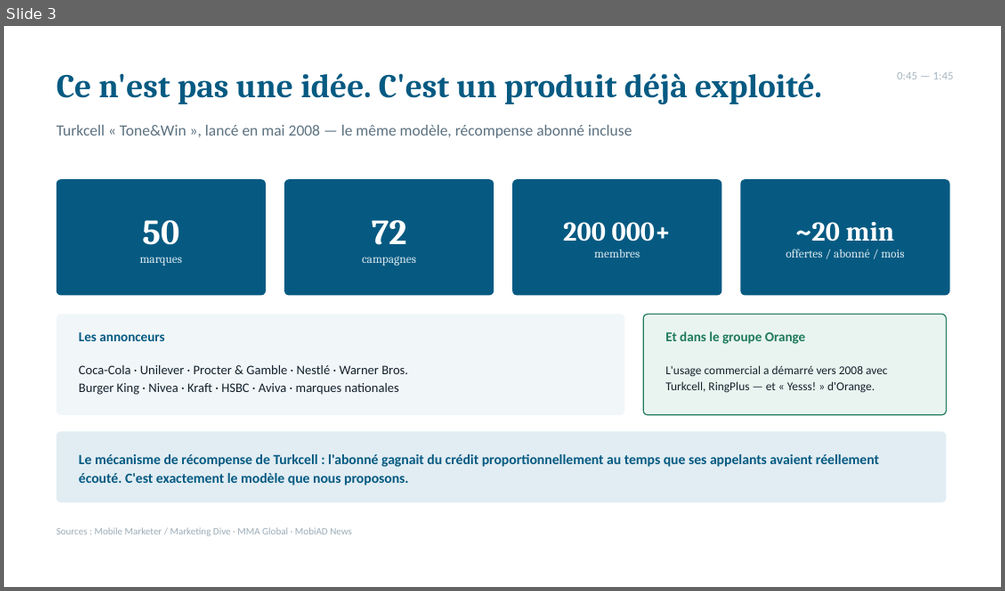
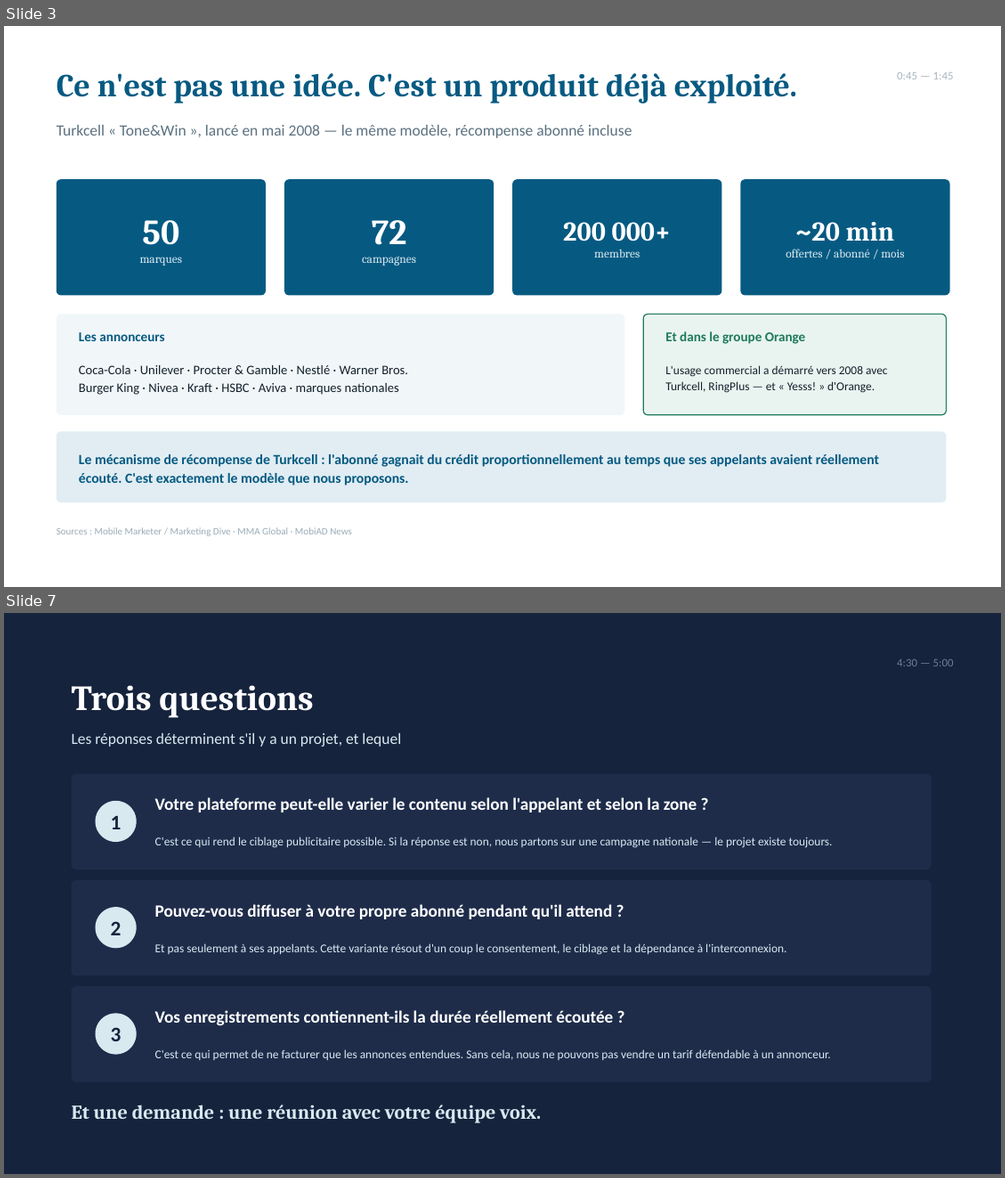
Before and after one commit to techres2boost/mms-consulting, a slide deck: docs/presentation/Call_Com_Orange_Premiere_Rencontre_5min.pptx. Shown one above the other, each under a label of ours: slide 3 before the commit, slides 3 and 7 after it; the slides between them are not shown. The pictures are 1005x591 and 1005x1178 pixels, drawn with LibreOffice and Linux fonts; fonts in the diff are those of the drawing. Boxes give left, top, right and bottom in pixels: in the first picture for what was removed or moved away, otherwise in the second. Text is boxed around its words. In the diff, an @@ line names an element or a change of style, - is before the commit and + after.

```diff
--- a/docs/presentation/Call_Com_Orange_Premiere_Rencontre_5min.pptx
+++ b/docs/presentation/Call_Com_Orange_Premiere_Rencontre_5min.pptx
@@ slide 7 added at [4, 613, 1001, 1174], background #16233D @@
@@ text added at [897, 659, 954, 666], 11 pt, text #6B7E92 @@
+4:30 — 5:00
@@ text added at [72, 685, 313, 718], 34 pt, text #FFFFFF, bold @@
+Trois questions
@@ text added at [72, 733, 401, 747], 15 pt, text #D9E9F0 @@
+Les réponses déterminent s'il y a un projet, et lequel
@@ rounded rectangle added at [72, 774, 931, 869], fill #1E2C4A @@
@@ text added at [155, 797, 697, 812], 16.5 pt, text #FFFFFF, bold @@
+Votre plateforme peut-elle varier le contenu selon l'appelant et selon la zone ?
@@ ellipse added at [96, 801, 137, 842], fill #D9E9F0 @@
@@ text added at [111, 816, 121, 829], 20 pt, text #16233D, bold @@
+1
@@ text added at [155, 836, 833, 848], 11.5 pt, text #D9E9F0 @@
+C'est ce qui rend le ciblage publicitaire possible. Si la réponse est non, nous partons sur une campagne nationale — le projet existe toujours.
@@ rounded rectangle added at [72, 880, 931, 976], fill #1E2C4A @@
@@ text added at [155, 904, 612, 919], 16.5 pt, text #FFFFFF, bold @@
+Pouvez-vous diffuser à votre propre abonné pendant qu'il attend ?
@@ ellipse added at [96, 907, 137, 948], fill #D9E9F0 @@
@@ text added at [111, 921, 121, 935], 20 pt, text #16233D, bold @@
+2
@@ text added at [155, 943, 786, 955], 11.5 pt, text #D9E9F0 @@
+Et pas seulement à ses appelants. Cette variante résout d'un coup le consentement, le ciblage et la dépendance à l'interconnexion.
@@ rounded rectangle added at [72, 986, 931, 1082], fill #1E2C4A @@
@@ text added at [155, 1010, 613, 1026], 16.5 pt, text #FFFFFF, bold @@
+Vos enregistrements contiennent-ils la durée réellement écoutée ?
@@ ellipse added at [96, 1013, 137, 1054], fill #D9E9F0 @@
@@ text added at [111, 1027, 121, 1041], 20 pt, text #16233D, bold @@
+3
@@ text added at [155, 1049, 831, 1060], 11.5 pt, text #D9E9F0 @@
+C'est ce qui permet de ne facturer que les annonces entendues. Sans cela, nous ne pouvons pas vendre un tarif défendable à un annonceur.
@@ text added at [72, 1104, 541, 1123], 19 pt, text #D9E9F0, bold @@
+Et une demande : une réunion avec votre équipe voix.
@@ slide 3 changed as well @@
@@ text "Ce n'est pas une idée. ..." at [57, 73, 797, 103]: size 32 to 31 pt @@
```
Also in this commit, not shown: 5 other slides changed, 2 other slides added, 3 slides removed, 6 other files.
